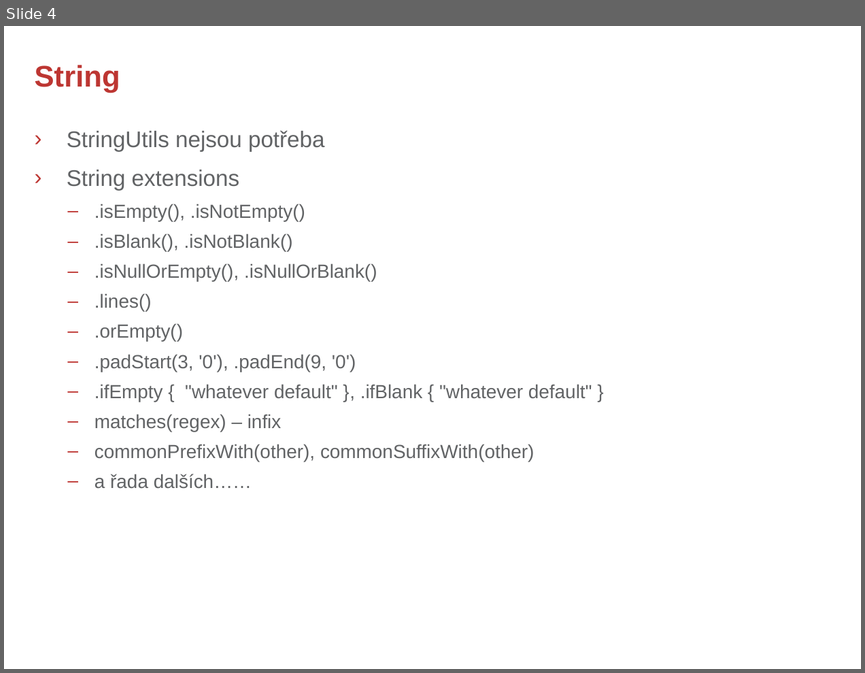
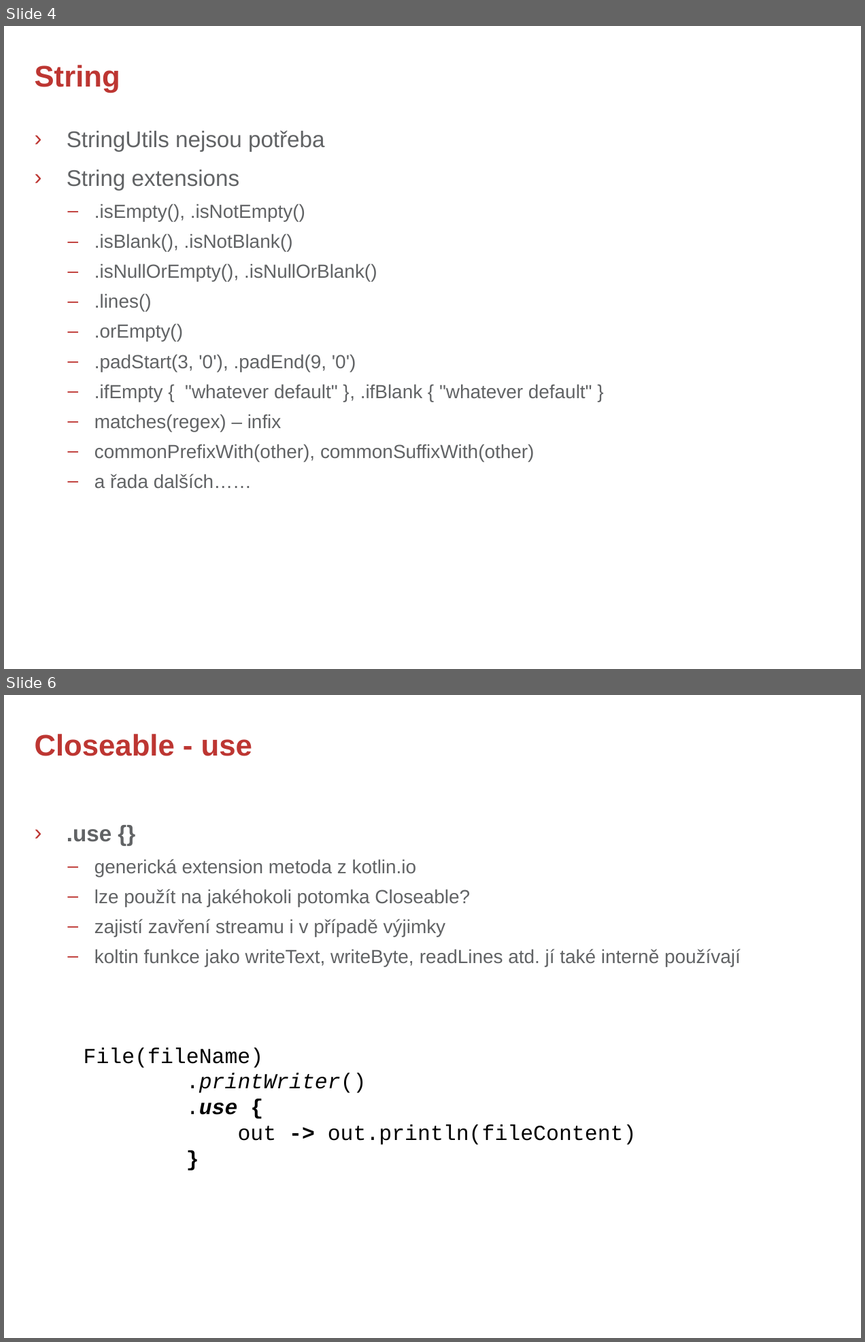
Before and after one commit to rokusjar/KotlinSkoleni, a slide deck: slides/Kotlin - 1. Helpful Extensions.pptx. Shown one above the other, each under a label of ours: slide 4 before the commit, slides 4 and 6 after it; the slides between them are not shown. The pictures are 865x673 and 865x1342 pixels, drawn with LibreOffice and Linux fonts; fonts in the diff are those of the drawing; background and template pictures are left out. Boxes give left, top, right and bottom in pixels: in the first picture for what was removed or moved away, otherwise in the second. Text is boxed around its words. In the diff, an @@ line names an element or a change of style, - is before the commit and + after.

Commit message:
#8 Helpful extensions - finetuning.

```diff
--- a/slides/Kotlin - 1. Helpful Extensions.pptx
+++ b/slides/Kotlin - 1. Helpful Extensions.pptx
@@ slide 6 added at [4,695,861,1338], background #FFFFFF @@
@@ title added at [35,734,252,756], 25 pt, text #BD3632, bold @@
+Closeable - use
@@ text added at [67,829,740,966], 16 pt, text #616365 @@
+› .use {}
+  – generická extension metoda z kotlin.io
+  – lze použít na jakéhokoli potomka Closeable?
+  – zajistí zavření streamu i v případě výjimky
+  – koltin funkce jako writeText, writeByte, readLines atd. jí také interně používají
@@ text added at [84,1047,636,1144], 18 pt, text #000000 @@
+File(fileName)
+.printWriter()
+.use {
+out -> out.println(fileContent)
+}
```
Also in this commit, not shown: 2 slides changed, 1 other slide added.
